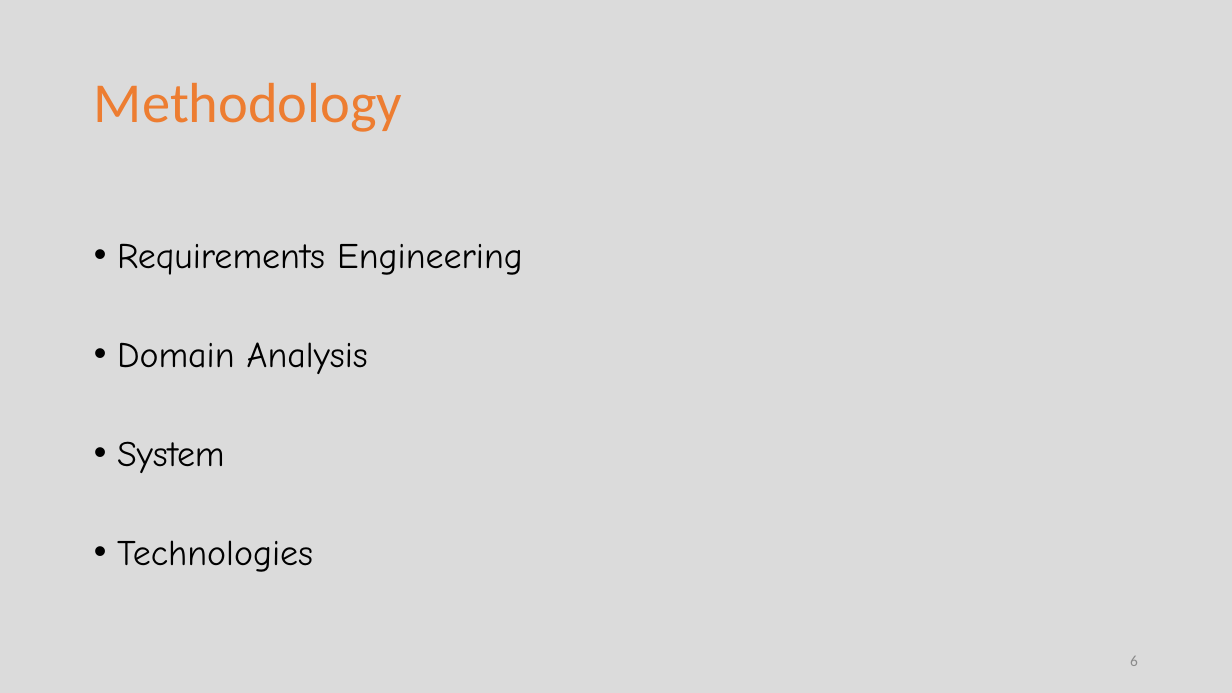
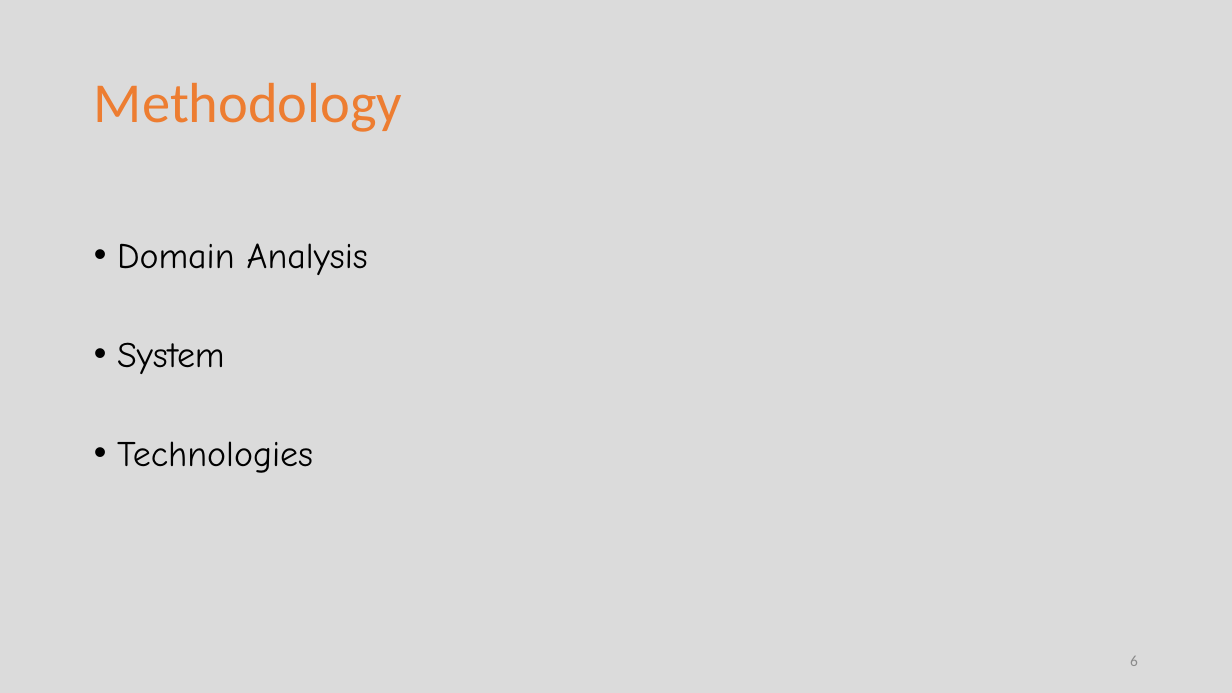
Before and after one commit to kristya-art/cleanIt, a slide deck: slide 6 of report/PresentationCleanIt.pptx. Drawn at 1232x693 pixels with LibreOffice and Linux fonts; fonts in the diff are those of the drawing. Boxes give left, top, right and bottom in pixels: in the first picture for what was removed or moved away, otherwise in the second. Text is boxed around its words. In the diff, an @@ line names an element or a change of style, - is before the commit and + after.

```diff
--- a/report/PresentationCleanIt.pptx
+++ b/report/PresentationCleanIt.pptx
@@ text at bbox=[117, 243, 523, 275]: paragraph removed @@
-• Requirements Engineering
```
Also in this commit, not shown: 5 other slides changed, 2 slides added, 2 slides removed, 11 other files.
